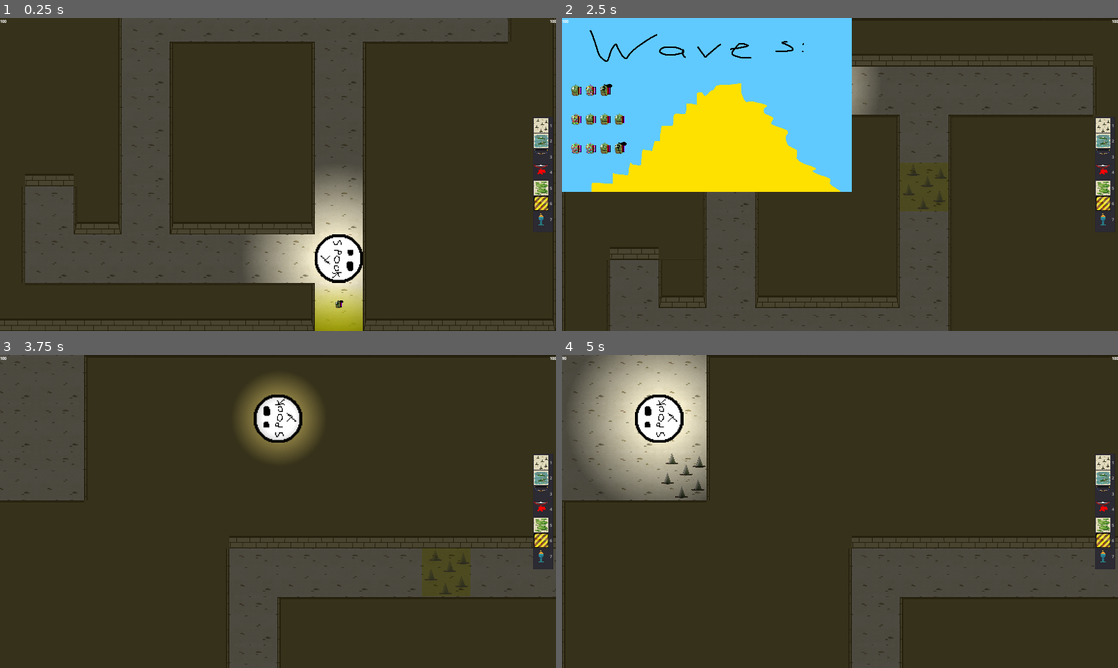
Above: before the commit, frames 1-4 (two rows, left to right).
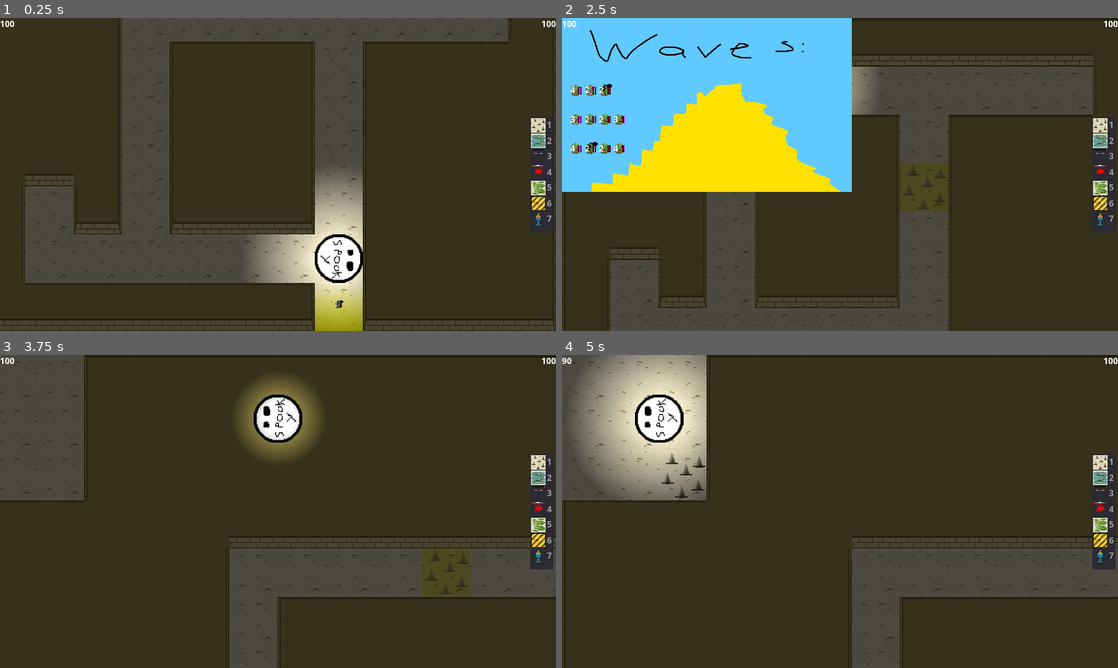
Above: after the commit, the same moments.

Repository: Solid-Squid-Contingent/LD-48
Game: Godot game, scene res://scenes/Game.tscn
The game is run twice, just before and just after one commit, with the same random seed, the same clock (stepped at 60 frames per second) and the same inputs.
Inputs (mouse positions are in pixels of both pictures, inside the frame that each line leads up to):
- Up to frame 1 (0.25 s): no input
- Up to frame 2 (2.5 s): tap Enter at 0.5 s; move the mouse to (901, 302) at 0.52 s; press the mouse at (901, 302) at 0.53 s; hold D (right) 0.53-1.28 s; move the mouse to (728, 190) at 1.27 s; release the mouse at (728, 190) at 1.28 s; hold S (down) 1.28-2.03 s; right-click (728, 190) at 1.35 s; move the mouse to (895, 105) at 2.02 s; hold D (right) from 2.03 s (still down); tap 1 at 2.1 s
- Up to frame 3 (3.75 s): tap Space at 2.75 s; move the mouse to (250, 574) at 2.77 s; release D (right) at 2.78 s; hold W (up) 2.78-3.53 s; tap 9 at 2.85 s; click (250, 574) at 2.92 s; tap Enter at 3.5 s; move the mouse to (444, 558) at 3.52 s; hold A (left) from 3.53 s (still down); tap Q at 3.6 s
- Up to frame 4 (5 s): keep holding A (left); move the mouse to (673, 464) at 4.27 s; click (673, 464) at 4.35 s

The runs differ from the first frame. In frame 1, 0.7% of the frame differs, in the area x 0-100%, y 0-93%; in frame 2, 0.9%, in the area x 0-100%, y 0-67%; in frame 3, 0.7%; in frame 4, 0.7%.
Error in both runs: Invalid get index '8' (on base: 'Array'). (res://scripts/ItemList.gd:33)

Commit message:
Add enemy info

Diff:
--- a/resources/fonts/OpenSans-Bold.tres
+++ b/resources/fonts/OpenSans-Bold.tres
@@ -3,4 +3,5 @@
 [ext_resource path="res://resources/fonts/OpenSans-Bold.ttf" type="DynamicFontData" id=1]
 
 [resource]
+size = 30
 font_data = ExtResource( 1 )
--- /dev/null
+++ b/scenes/EnemyInfo.tscn
@@ -0,0 +1,53 @@
+[gd_scene load_steps=6 format=2]
+
+[ext_resource path="res://resources/fonts/OpenSans-Bold.tres" type="DynamicFont" id=1]
+[ext_resource path="res://resources/graphics/enemies/evilBellPepper.png" type="Texture" id=2]
+[ext_resource path="res://resources/graphics/ui/textbox.png" type="Texture" id=3]
+[ext_resource path="res://resources/fonts/menu.tres" type="DynamicFont" id=4]
+[ext_resource path="res://scripts/EnemyInfo.gd" type="Script" id=5]
+
+[node name="EnemyInfo" type="TextureRect" groups=[
+"EnemyInfo",
+]]
+pause_mode = 2
+margin_left = 460.0
+margin_top = 140.0
+margin_right = 1200.0
+margin_bottom = 740.0
+texture = ExtResource( 3 )
+stretch_mode = 3
+script = ExtResource( 5 )
+__meta__ = {
+"_edit_use_anchors_": false
+}
+
+[node name="Sprite" type="Sprite" parent="."]
+position = Vector2( 215, 185 )
+scale = Vector2( 7, 7 )
+texture = ExtResource( 2 )
+
+[node name="QuoteLabel" type="Label" parent="."]
+margin_left = 415.0
+margin_top = 50.0
+margin_right = 950.0
+margin_bottom = 200.0
+grow_vertical = 2
+custom_fonts/font = ExtResource( 1 )
+text = "Actually, I’m also a pretty good rapper. Look: ‘Boom.’ Hahahaha… Oh, I blew off my leg."
+valign = 1
+autowrap = true
+__meta__ = {
+"_edit_use_anchors_": false
+}
+
+[node name="InfoLabel" type="Label" parent="."]
+margin_left = 50.0
+margin_top = 360.0
+margin_right = 950.0
+margin_bottom = 745.0
+custom_fonts/font = ExtResource( 4 )
+text = "Slow but can place dynamite that might blow up your pyramid. Right-click dynamite to extinguish."
+autowrap = true
+__meta__ = {
+"_edit_use_anchors_": false
+}
--- a/scenes/Game.tscn
+++ b/scenes/Game.tscn
@@ -1,9 +1,10 @@
-[gd_scene load_steps=10 format=2]
+[gd_scene load_steps=11 format=2]
 
 [ext_resource path="res://scenes/UI.tscn" type="PackedScene" id=1]
 [ext_resource path="res://resources/TileSet.tres" type="TileSet" id=2]
 [ext_resource path="res://scripts/WaveScreen.gd" type="Script" id=3]
 [ext_resource path="res://scripts/PyramidLevel.gd" type="Script" id=4]
+[ext_resource path="res://scenes/EnemyInfo.tscn" type="PackedScene" id=5]
 [ext_resource path="res://scenes/Player.tscn" type="PackedScene" id=6]
 [ext_resource path="res://scenes/EnemySpawner.tscn" type="PackedScene" id=7]
 [ext_resource path="res://resources/graphics/ui/WavesScreen.png" type="Texture" id=8]
@@ -87,6 +88,9 @@
 
 [node name="UI" parent="UILayer" instance=ExtResource( 1 )]
 
+[node name="EnemyInfo" parent="UILayer" instance=ExtResource( 5 )]
+visible = false
+
 [node name="CanvasModulate" type="CanvasModulate" parent="."]
 color = Color( 0.34, 0.34, 0.34, 1 )
 
--- a/scenes/UI.tscn
+++ b/scenes/UI.tscn
@@ -41,7 +41,7 @@
 }
 
 [node name="ItemList" type="ItemList" parent="BuildMenu"]
-margin_left = 1840.0
+margin_left = 1830.0
 margin_top = 340.0
 margin_right = 1910.0
 margin_bottom = 740.0
--- /dev/null
+++ b/scripts/EnemyInfo.gd
@@ -0,0 +1,20 @@
+extends TextureRect
+
+signal done
+
+func setSprite(name):
+	$Sprite.texture = load("res://resources/graphics/enemies/" + name)
+
+func setText(text):
+	$QuoteLabel.text = text[0]
+	$InfoLabel.text = text[1]
+
+func show():
+	get_tree().paused = true
+	visible = true
+
+func _input(event):
+	if visible and event is InputEventKey and event.pressed and !event.echo:
+		get_tree().paused = false
+		visible = false
+		emit_signal("done")
--- a/scripts/EnemySpawner.gd
+++ b/scripts/EnemySpawner.gd
@@ -9,19 +9,44 @@
 #maxBravery: int
 #resistances
 #texturePath: String
+#corpseTexturePath: String
 var enemyTypes = [
 	Stats.new(false, false, 100, 100, 100, {Stats.DamageTypes.NORMAL : 0.1}, "evilBellPepper.png", "evilBellPepperDead.png"),
 	Stats.new(false, true, 50, 100, 100, {}, "fancyBellPepper.png", "fancyBellPepperDead.png")
 ]
 
+var enemyDescriptions = [
+	["I hope to make enough of an impact on the world to make people want to rob MY grave.",
+		"Your average grave robber. Stronger than tourists and other amateurs. More resistant to boring traps like spikes and arrows."],
+
+	["Actually, I’m also a pretty good rapper. Look: ‘Boom.’ Hahahaha… Oh, I blew off my leg.",
+		"Slow but can place bombs that might blow up your pyramid. Right-click bombs to extinguish."]
+]
+
+var enemiesSeen = []
+
 var waves = []
 var betweenWaves = false
 
-var player
+onready var player = get_tree().get_nodes_in_group('Player')[0]
+onready var enemyInfo = get_tree().get_nodes_in_group('EnemyInfo')[0]
 
 func _ready():
+	for enemyType in enemyTypes:
+		enemiesSeen.append(false)
+
 	spawnEnemy()
-	player = get_tree().get_nodes_in_group('Player')[0]
+
+func showEnemyInfoIfNeeded(typeIndex):
+	return #TODO: Remove
+	if !enemiesSeen[typeIndex]:
+		if enemyInfo.visible:
+			yield(enemyInfo, "done")
+		enemiesSeen[typeIndex] = true
+		enemyInfo.setSprite(enemyTypes[typeIndex].texturePath)
+		enemyInfo.setText(enemyDescriptions[typeIndex])
+		enemyInfo.show()
+
 
 func generateWave():
 	var wave = []
@@ -29,14 +54,18 @@
 		var enemy : Enemy = enemyScene.instance()
 		enemy.individualStats = []
 		var type = null
-		if randf() <= 0.5:
-			type = enemyTypes[randi() % enemyTypes.size()]
+		if randf() <= 0.75:
+			var typeIndex = randi() % enemyTypes.size()
+			showEnemyInfoIfNeeded(typeIndex)
+			type = enemyTypes[typeIndex]
 
 		for _u in range(rand_range(2,5)):
 			if type:
 				enemy.individualStats.append(type.duplicate())
 			else:
-				enemy.individualStats.append(enemyTypes[randi() % enemyTypes.size()].duplicate())
+				var typeIndex = randi() % enemyTypes.size()
+				showEnemyInfoIfNeeded(typeIndex)
+				enemy.individualStats.append(enemyTypes[typeIndex].duplicate())
 		enemy.updateGroupStats()
 		wave.append(enemy)
 	waves.append(wave)
Binary file added: resources/graphics/ui/textbox.png
Not shown, added: resources/graphics/ui/textbox.png.import
